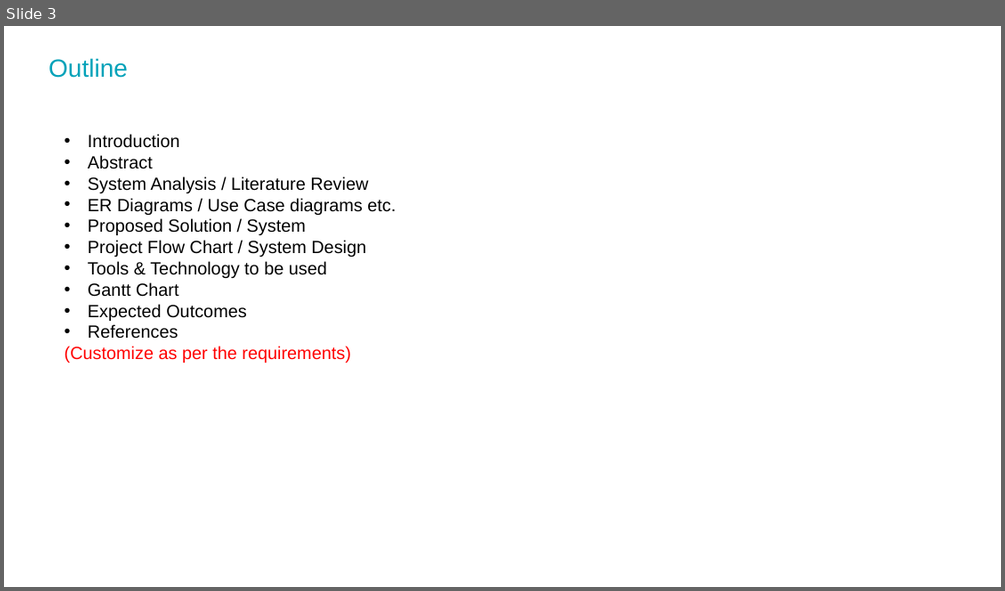
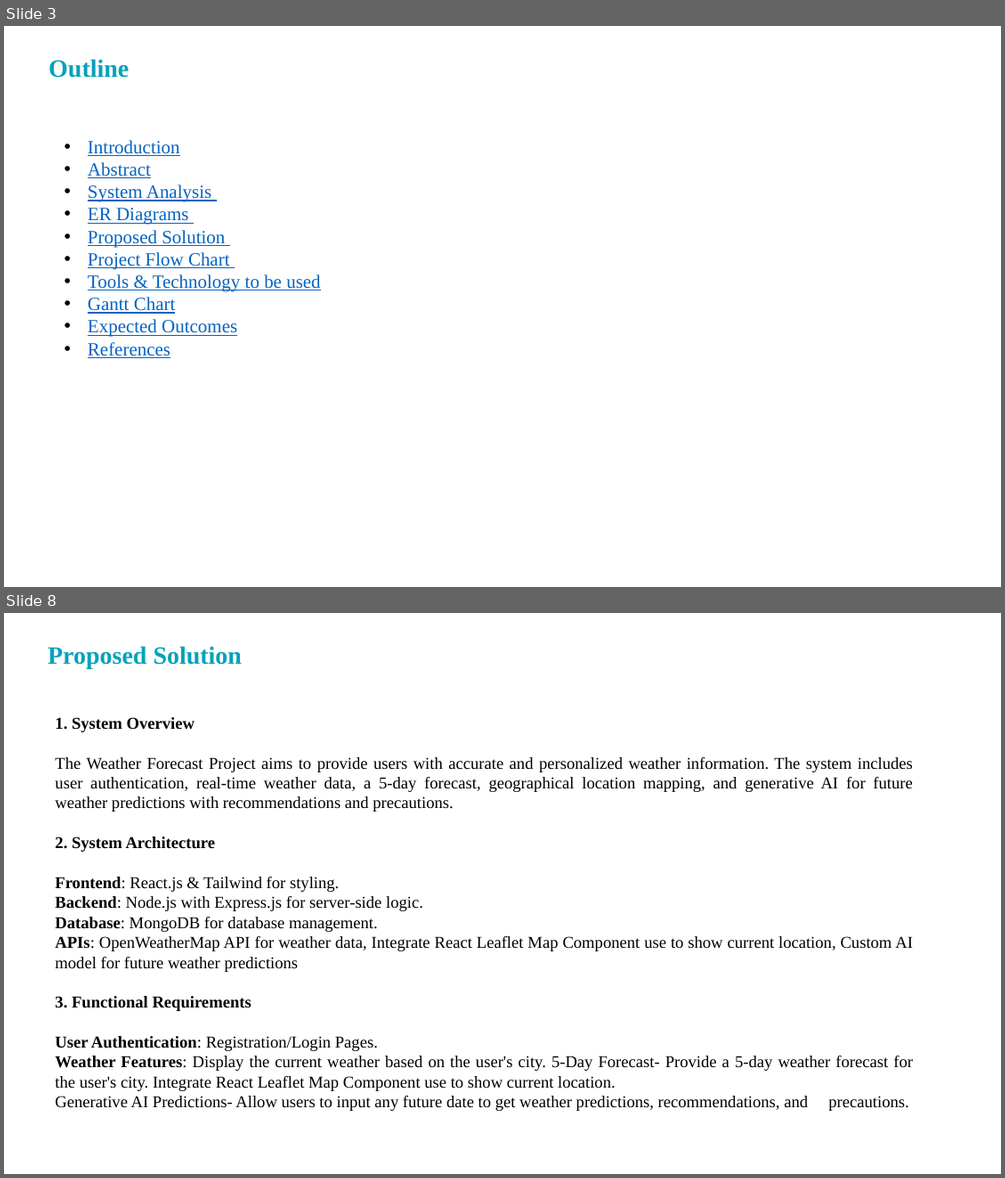
Before and after one commit to mkaria2013/Weather_Forecast_App, a slide deck: Project Documation/PPT Format.pptx. Shown one above the other, each under a label of ours: slide 3 before the commit, slides 3 and 8 after it; the slides between them are not shown. The pictures are 1005x591 and 1005x1178 pixels, drawn with LibreOffice and Linux fonts; fonts in the diff are those of the drawing; background and template pictures are left out. Boxes give left, top, right and bottom in pixels: in the first picture for what was removed or moved away, otherwise in the second. Text is boxed around its words. In the diff, an @@ line names an element or a change of style, - is before the commit and + after.

```diff
--- a/Project Documation/PPT Format.pptx
+++ b/Project Documation/PPT Format.pptx
@@ slide 8 added at bbox=[4, 613, 1001, 1174], background picture (left out) @@
@@ title added at bbox=[48, 646, 243, 669], 24 pt, text #04A2B9, bold @@
+Proposed Solution
@@ text added at bbox=[55, 717, 913, 1111], 16 pt, text #000000 @@
+1. System Overview
+The Weather Forecast Project aims to provide users with accurate and personalized weather information. The system includes user authentication, real-time weather data, a 5-day forecast, geographical location mapping, and generative AI for future weather predictions with recommendations and precautions.
+2. System Architecture
+Frontend: React.js & Tailwind for styling.
+Backend: Node.js with Express.js for server-side logic.
+Database: MongoDB for database management.
+APIs: OpenWeatherMap API for weather data, Integrate React Leaflet Map Component use to show current location, Custom AI model for future weather predictions
+3. Functional Requirements
+User Authentication: Registration/Login Pages.
+Weather Features: Display the current weather based on the user's city. 5-Day Forecast- Provide a 5-day weather forecast for the user's city. Integrate React Leaflet Map Component use to show current location.
+Generative AI Predictions- Allow users to input any future date to get weather predictions, recommendations, and precautions.
@@ slide 3 changed as well @@
@@ title "Outline" at bbox=[48, 59, 129, 78]: font Arial to Times New Roman, bold on @@
@@ text at bbox=[88, 140, 320, 358]: size 17 to 18 pt, font Arial to Times New Roman, text colour #000000 to #0563C1, underline on in "Introduction", "Abstract", "Tools & Technology to be used", "Gantt Chart" and 2 more places; indent changed @@
@@ text at bbox=[88, 184, 230, 270]: text changed; size 17 to 18 pt; font Arial to Times New Roman; text colour #000000 to #0563C1 @@
-• System Analysis / Literature Review
-• ER Diagrams / Use Case diagrams etc.
-• Proposed Solution / System
-• Project Flow Chart / System Design
+• System Analysis
+• ER Diagrams
+• Proposed Solution
+• Project Flow Chart
@@ text at bbox=[65, 346, 350, 362]: paragraph removed @@
-(Customize as per the requirements)
```
Also in this commit, not shown: 16 other slides added, 3 slides removed.
